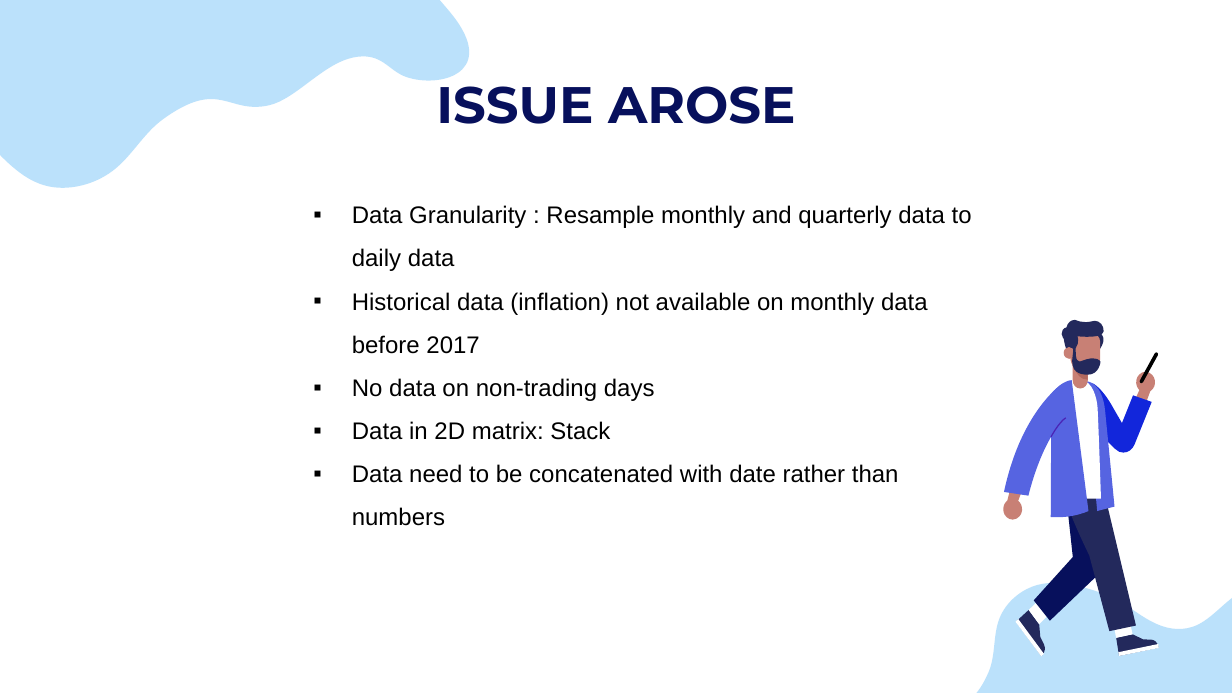
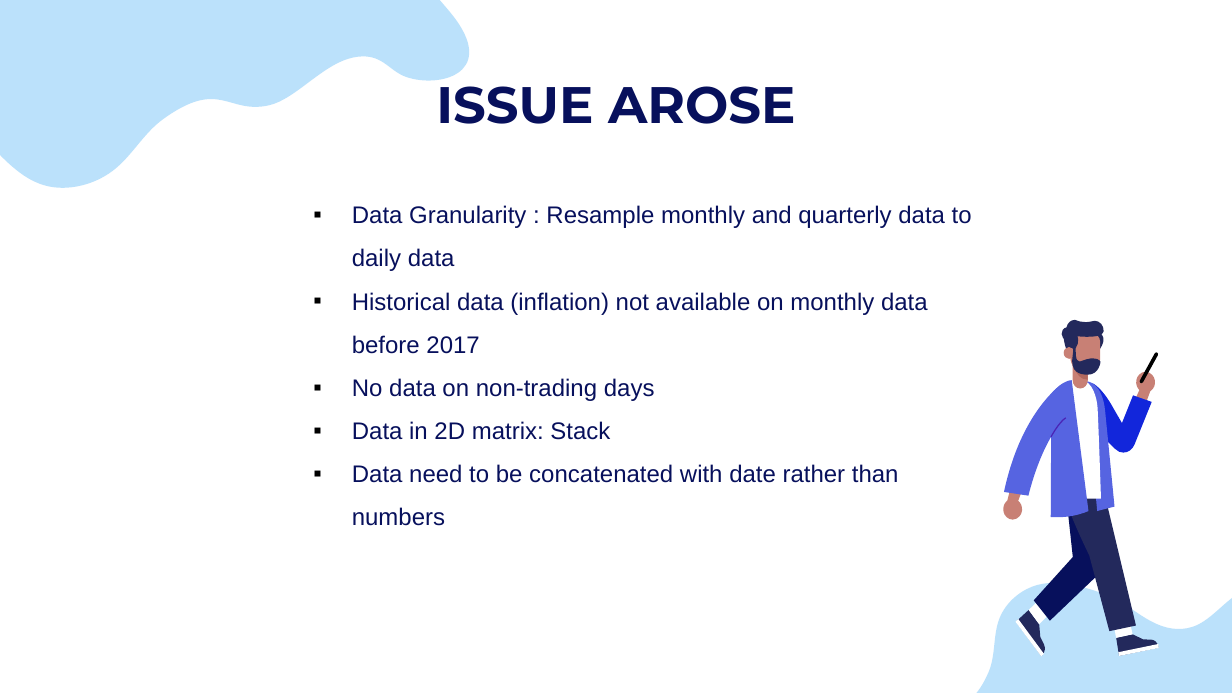
Before and after one commit to muhasenulhaque/Project-2-Machine-Learning-and-Algo-Trading, a slide deck: slide 12 of Presentation/FX_Master_Project_Presentation——Pauline.pptx. Drawn at 1232x693 pixels with LibreOffice and Linux fonts; fonts in the diff are those of the drawing. Boxes give left, top, right and bottom in pixels: in the first picture for what was removed or moved away, otherwise in the second. Text is boxed around its words. In the diff, an @@ line names an element or a change of style, - is before the commit and + after.

```diff
--- a/Presentation/FX_Master_Project_Presentation——Pauline.pptx
+++ b/Presentation/FX_Master_Project_Presentation——Pauline.pptx
@@ text "Data Granularity : Resample monthly ..." at <box>352,205,972,526</box>: text colour #000000 to #07105C @@
```
Also in this commit, not shown: 5 other slides changed.
